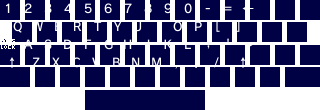
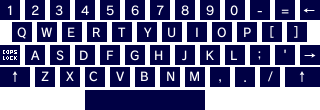
Comparing the layer stacks of the two 320×110 images. Changes:
painted on "0" over (x1=184, y1=3, x2=238, y2=16)
painted on "9" over (x1=164, y1=3, x2=214, y2=16)
painted on "]" over (x1=237, y1=22, x2=298, y2=38)
painted on "[" over (x1=216, y1=22, x2=274, y2=38)
painted on "P" over (x1=195, y1=22, x2=251, y2=37)
painted on "O" over (x1=173, y1=22, x2=226, y2=38)
painted on "→" over (x1=242, y1=45, x2=316, y2=58)
painted on "'" over (x1=227, y1=38, x2=286, y2=54)
painted on ";" over (x1=207, y1=40, x2=261, y2=60)
painted on "L" over (x1=185, y1=39, x2=237, y2=60)
painted on "K" over (x1=164, y1=39, x2=214, y2=60)
painted on "J" over (x1=147, y1=39, x2=187, y2=61)
painted on "H" over (x1=124, y1=39, x2=163, y2=60)
painted on "G" over (x1=104, y1=39, x2=139, y2=61)
painted on "↑ #2" over (x1=240, y1=57, x2=305, y2=82)
painted on "/" over (x1=214, y1=57, x2=273, y2=82)
painted on "." over (x1=195, y1=67, x2=246, y2=82)
painted on "," over (x1=175, y1=67, x2=221, y2=83)
painted on "M" over (x1=152, y1=57, x2=199, y2=81)
painted on "N" over (x1=132, y1=57, x2=175, y2=81)
painted on "B" over (x1=113, y1=57, x2=148, y2=81)
painted on "V" over (x1=92, y1=57, x2=125, y2=81)
removed layer "Pasted Layer" over (x1=1, y1=3, x2=316, y2=83)
painted on "Layer" over (x1=1, y1=3, x2=316, y2=83)
…and 28 more changes (1 moved_by, 27 painted)
